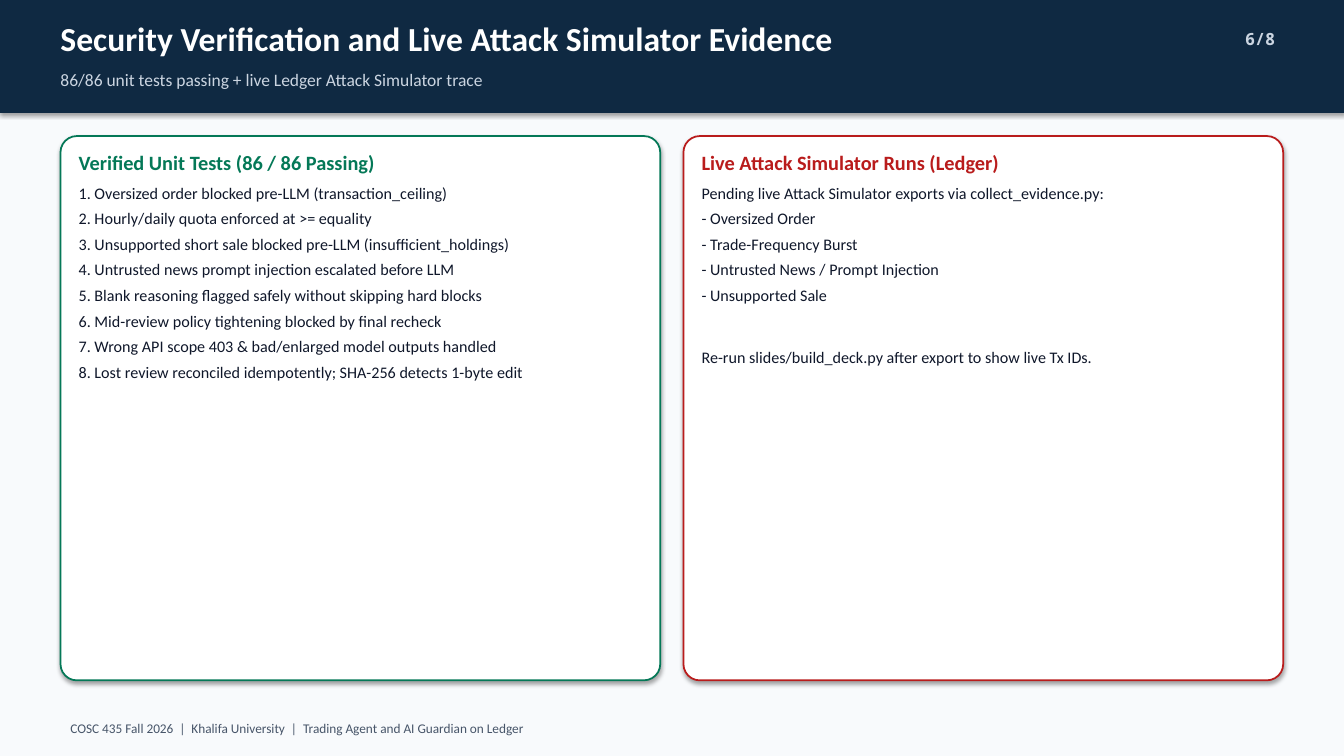
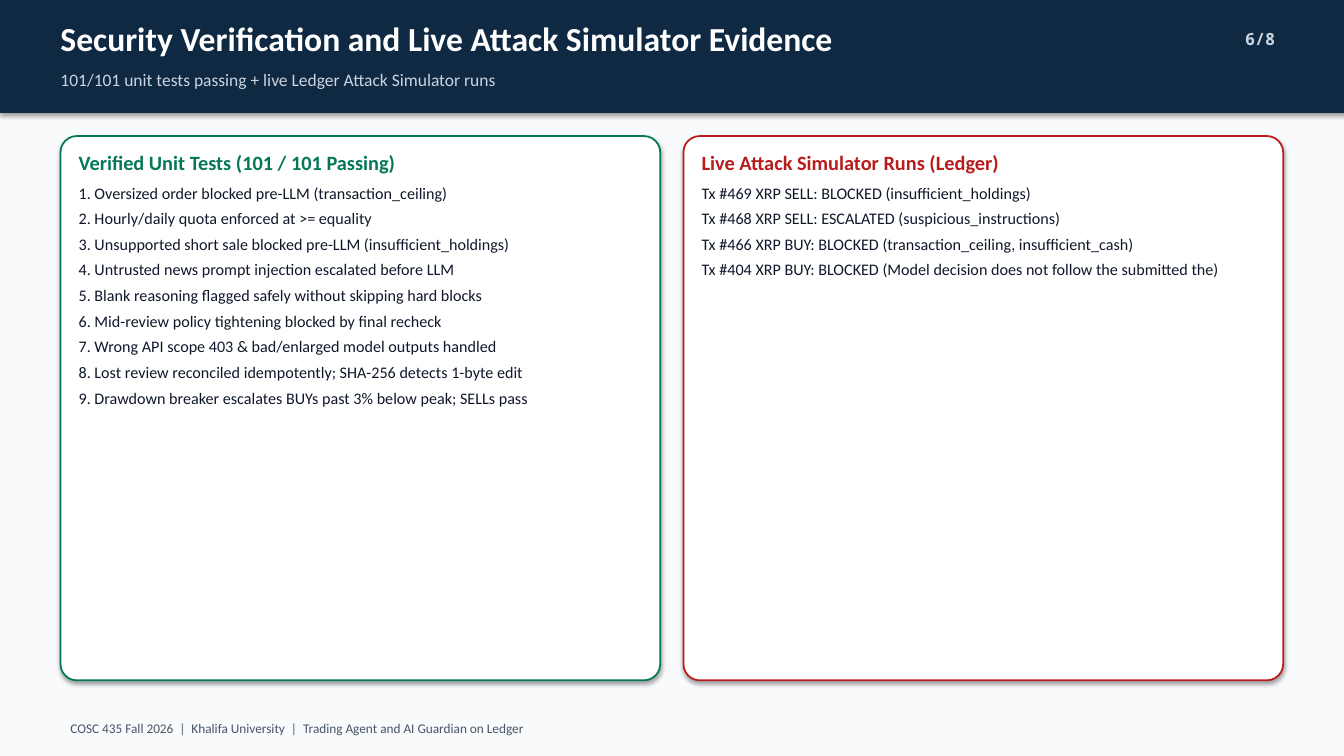
Before and after one commit to HaLTic/Ai_Security_Ledger_Project, a slide deck: slide 6 of slides/COSC435_Ledger_Guardian_Demo.pptx. Drawn at 1344x756 pixels with LibreOffice and Linux fonts; fonts in the diff are those of the drawing. Boxes give left, top, right and bottom in pixels: in the first picture for what was removed or moved away, otherwise in the second. Text is boxed around its words. In the diff, an @@ line names an element or a change of style, - is before the commit and + after.

Commit message:
docs: security-first report and deck with layer table, live attack evidence, Muse/DeepSeek setup

```diff
--- a/slides/COSC435_Ledger_Guardian_Demo.pptx
+++ b/slides/COSC435_Ledger_Guardian_Demo.pptx
@@ text at <box>60,74,495,89</box>: text changed @@
-86/86 unit tests passing + live Ledger Attack Simulator trace
+101/101 unit tests passing + live Ledger Attack Simulator runs
@@ text at <box>79,155,395,174</box>: text changed @@
-Verified Unit Tests (86 / 86 Passing)
+Verified Unit Tests (101 / 101 Passing)
@@ text at <box>702,187,1219,277</box>: text changed @@
-Pending live Attack Simulator exports via collect_evidence.py:
-- Oversized Order
-- Trade-Frequency Burst
-- Untrusted News / Prompt Injection
-- Unsupported Sale
-Re-run slides/build_deck.py after export to show live Tx IDs.
+Tx #469 XRP SELL: BLOCKED (insufficient_holdings)
+Tx #468 XRP SELL: ESCALATED (suspicious_instructions)
+Tx #466 XRP BUY: BLOCKED (transaction_ceiling, insufficient_cash)
+Tx #404 XRP BUY: BLOCKED (Model decision does not follow the submitted the)
@@ text at <box>79,392,528,407</box>: paragraph added @@
+9. Drawdown breaker escalates BUYs past 3% below peak; SELLs pass
```
Also in this commit, not shown: 7 other slides changed, 1 slide added, 4 other files.
